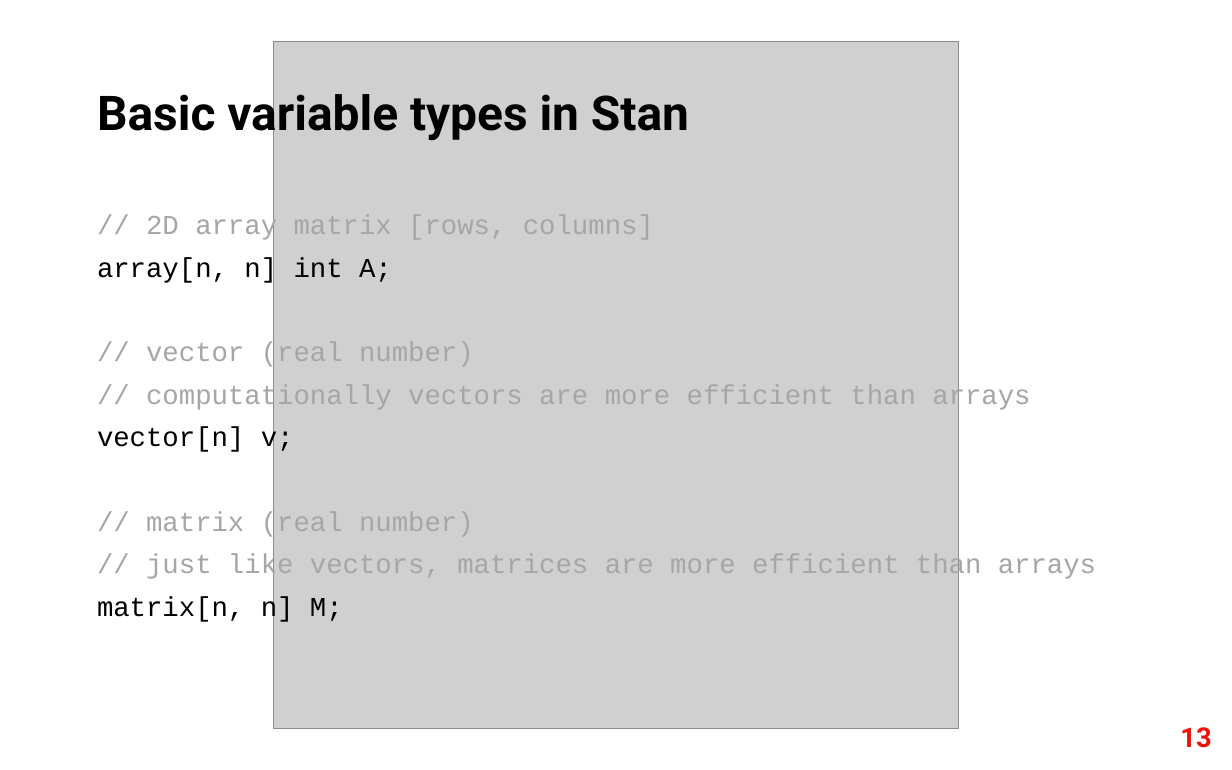
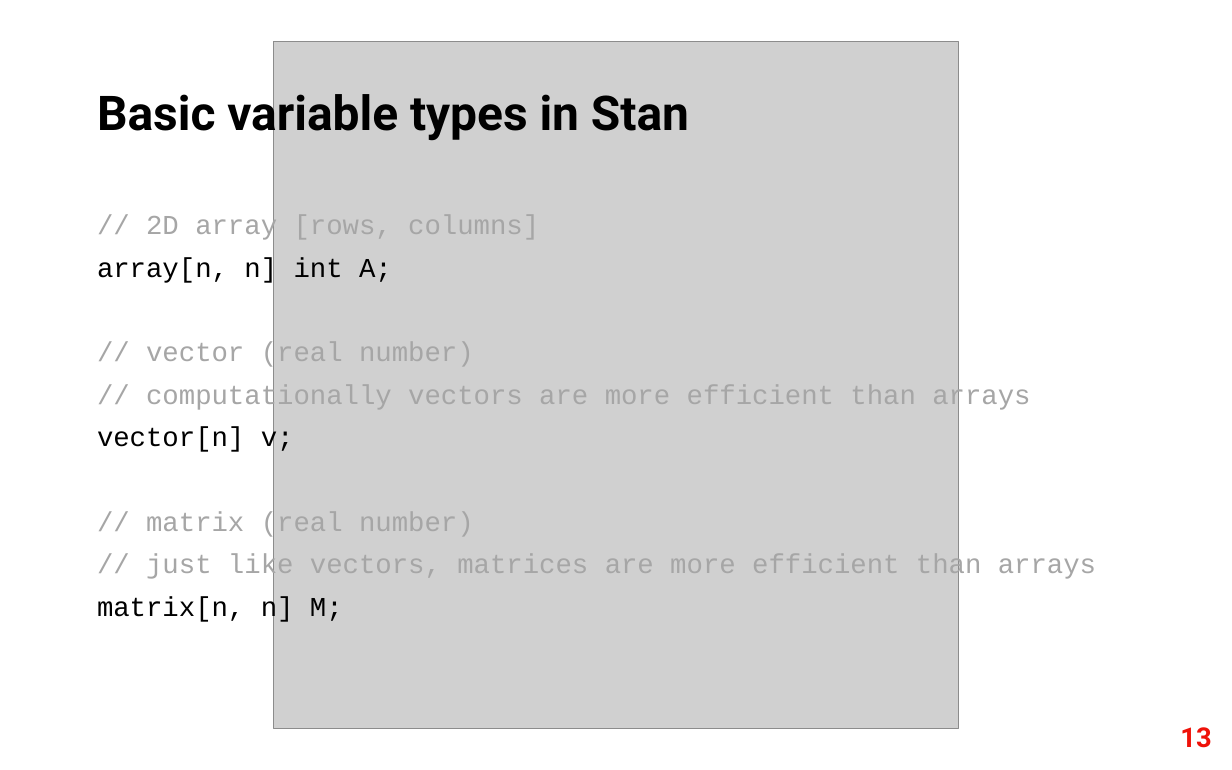
Before and after one commit to fri-datascience/course_bs, a slide deck: slide 13 of Session_02b_Probabilistic_programming/Probabilistic_programming.pptx. Drawn at 1232x770 pixels with LibreOffice and Linux fonts; fonts in the diff are those of the drawing; grey boxes stand for pictures. Boxes give left, top, right and bottom in pixels: in the first picture for what was removed or moved away, otherwise in the second. Text is boxed around its words. In the diff, an @@ line names an element or a change of style, - is before the commit and + after.

```diff
--- a/Session_02b_Probabilistic_programming/Probabilistic_programming.pptx
+++ b/Session_02b_Probabilistic_programming/Probabilistic_programming.pptx
@@ text at box(146, 215, 539, 242): text changed @@
-// 2D array matrix [rows, columns]
+// 2D array [rows, columns]
```
Also in this commit, not shown: 1 slide added, 11 other files.
